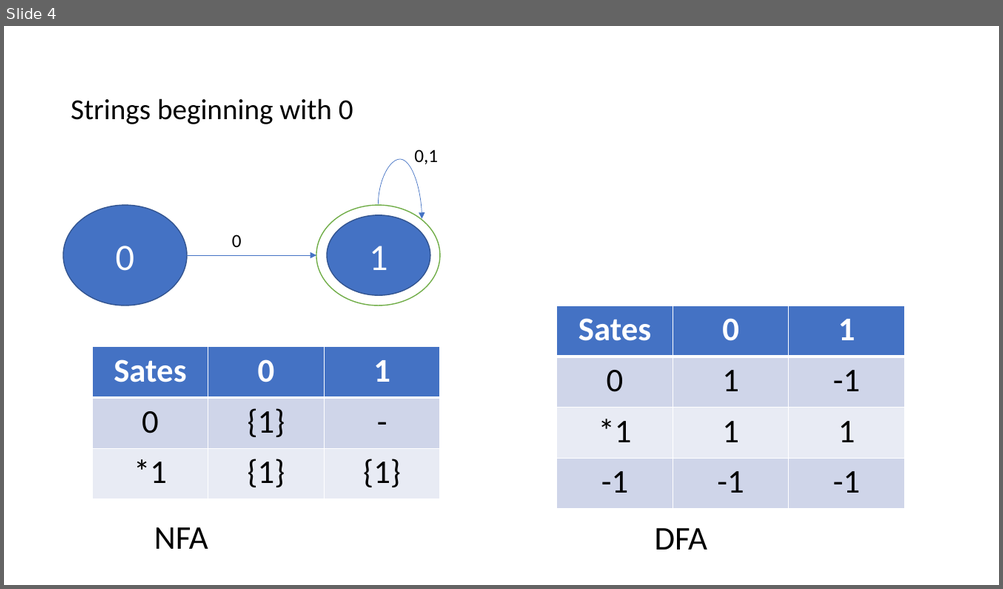
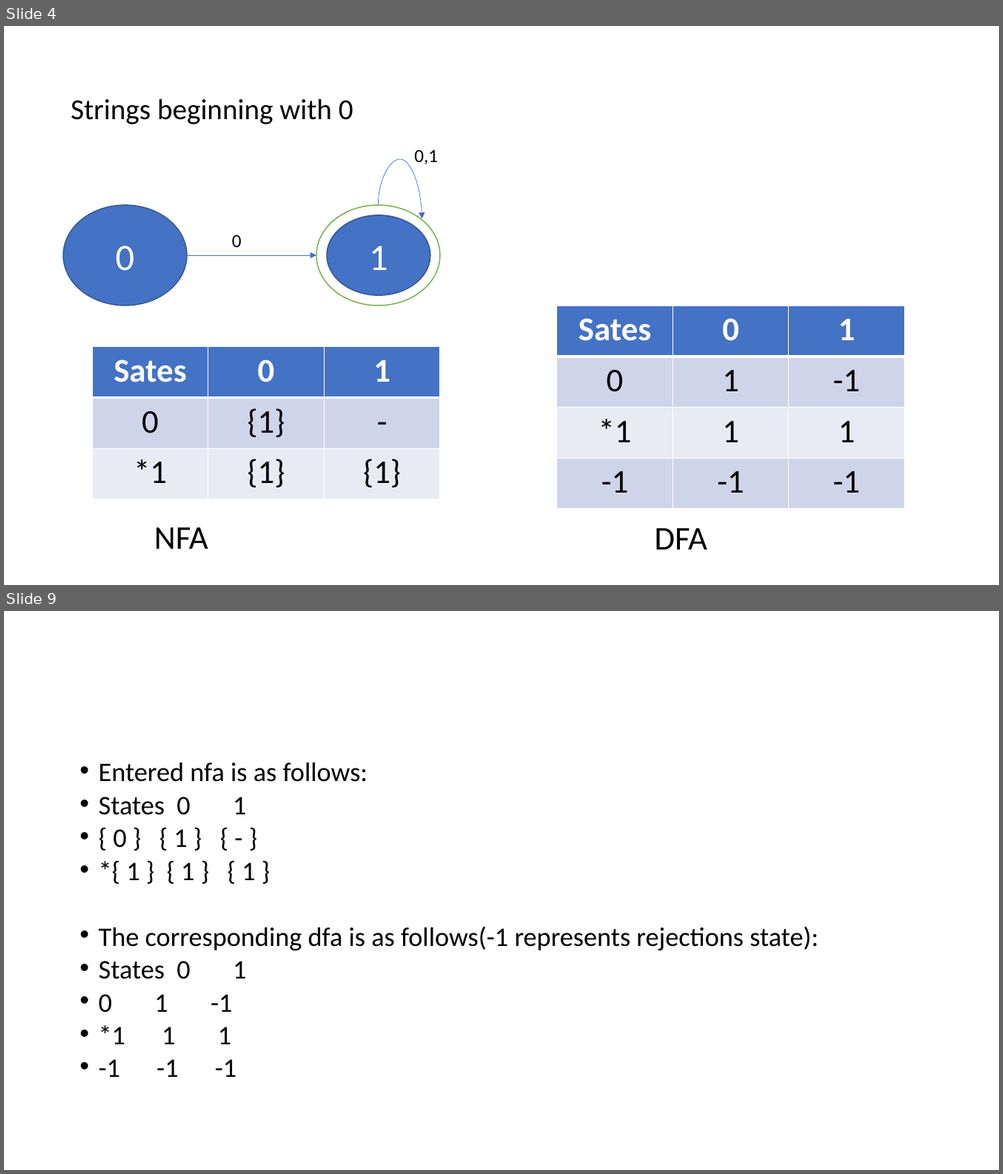
Before and after one commit to DhavalDDT/sd, a slide deck: nfa to dfa/test cases.pptx. Shown one above the other, each under a label of ours: slide 4 before the commit, slides 4 and 9 after it; the slides between them are not shown. The pictures are 1003x589 and 1003x1174 pixels, drawn with LibreOffice and Linux fonts; fonts in the diff are those of the drawing. Boxes give left, top, right and bottom in pixels: in the first picture for what was removed or moved away, otherwise in the second. Text is boxed around its words. In the diff, an @@ line names an element or a change of style, - is before the commit and + after.

```diff
--- a/nfa to dfa/test cases.pptx
+++ b/nfa to dfa/test cases.pptx
@@ slide 9 added at (4, 611, 999, 1170), background #FFFFFF @@
@@ text added at (99, 762, 818, 1077), 25.9 pt, text #000000 @@
+• Entered nfa is as follows:
+• States 0 1
+• { 0 } { 1 } { - }
+• *{ 1 } { 1 } { 1 }
+• The corresponding dfa is as follows(-1 represents rejections state):
+• States 0 1
+• 0 1 -1
+• *1 1 1
+• -1 -1 -1
```
Also in this commit, not shown: 4 other slides added, 3 other files.
